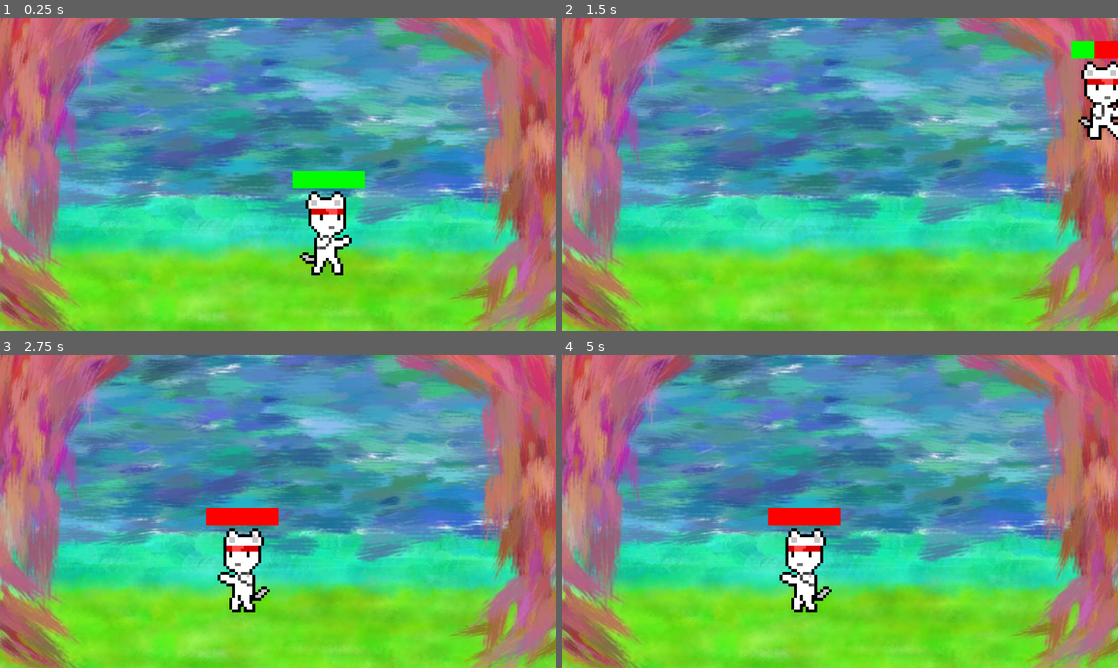
Above: before the commit, frames 1-4 (two rows, left to right).
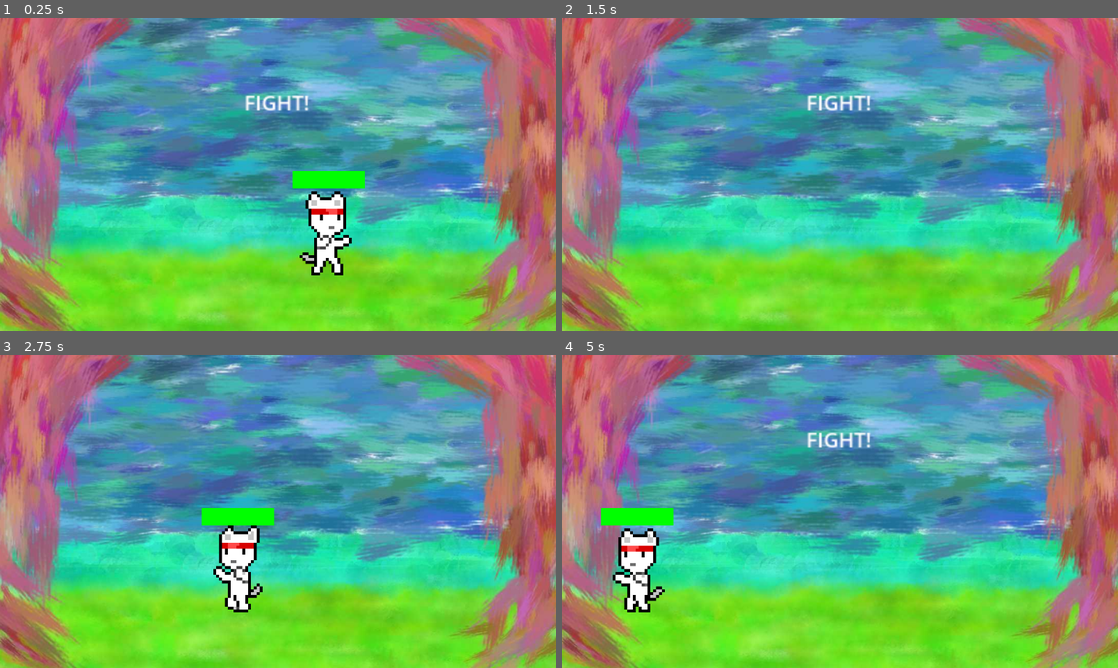
Above: after the commit, the same moments.

Repository: Rebne/surmatants_godot
Game: Godot game, scene res://Scenes/game.tscn
Same seed, same stepped clock (60 frames per second), same inputs: the game is played once before the commit and once after it.
Inputs:
- Up to frame 1 (0.25 s): no input
- Up to frame 2 (1.5 s): tap Enter at 0.5 s; hold D (move_right_p1) from 0.53 s (still down); tap W (jump_p1) at 0.6, 0.77, 1.07, 1.35 s
- Up to frame 3 (2.75 s): tap W (jump_p1) at 1.52, 1.82, 2.1 s; release D (move_right_p1) at 2.03 s; hold A (move_left_p1) from 2.03 s (still down)
- Up to frame 4 (5 s): release A (move_left_p1) at 2.78 s; hold D (move_right_p1) 2.78-4.28 s; tap W (jump_p1) at 2.85, 3.02, 3.32, 3.6, 3.77, 4.07, 4.35, 4.52, 4.82 s; tap R (restart, bound only after the commit) at 4.15 s; hold A (move_left_p1) from 4.28 s (still down)

The runs differ from the first frame. In frame 1, 0.3% of the frame differs, in the area x 44-56%, y 24-30%; in frame 2, 2.2%; in frame 3, 2.0%; in frame 4, 5.0%, in the area x 7-56%, y 24-83%.

Commit message:
Added wall jump to player and a dummy text for fight start

Diff:
--- a/Scenes/game.tscn
+++ b/Scenes/game.tscn
@@ -1,8 +1,9 @@
-[gd_scene load_steps=6 format=3 uid="uid://dfhvsat4mc015"]
+[gd_scene load_steps=7 format=3 uid="uid://dfhvsat4mc015"]
 
 [ext_resource type="PackedScene" uid="uid://bodwcfyd6o5qr" path="res://Scenes/player1.tscn" id="1_qgi85"]
 [ext_resource type="Texture2D" uid="uid://bmrj68y6gtxk4" path="res://Assets/areen/test.jpg" id="2_ulwcl"]
 [ext_resource type="Script" path="res://Scripts/game_manager.gd" id="3_yf313"]
+[ext_resource type="PackedScene" uid="uid://bj66bveybo6jb" path="res://Scenes/text.tscn" id="4_j3hj0"]
 
 [sub_resource type="WorldBoundaryShape2D" id="WorldBoundaryShape2D_dd2js"]
 
@@ -60,3 +61,5 @@
 
 [node name="GameManager" type="Node" parent="."]
 script = ExtResource("3_yf313")
+
+[node name="Fight" parent="GameManager" instance=ExtResource("4_j3hj0")]
--- a/Scenes/player2.tscn
+++ b/Scenes/player2.tscn
@@ -1,206 +1,253 @@
-[gd_scene load_steps=37 format=3 uid="uid://c24e4jyxslq62"]
+[gd_scene load_steps=48 format=3 uid="uid://dx87yil3xw4yp"]
 
 [ext_resource type="Script" path="res://Scripts/player1.gd" id="1_n6bjn"]
-[ext_resource type="Texture2D" uid="uid://c61v3da4afexf" path="res://Assets/sprite_base2.png" id="1_rp18l"]
+[ext_resource type="Texture2D" uid="uid://xh2sapku0s6u" path="res://Assets/sprite_base.png" id="2_8ase1"]
+[ext_resource type="PackedScene" uid="uid://dwc31pyu10jmp" path="res://Scenes/health_bar.tscn" id="3_o5toe"]
 
 [sub_resource type="CapsuleShape2D" id="CapsuleShape2D_n0td7"]
-radius = 5.0
-
-[sub_resource type="AtlasTexture" id="AtlasTexture_hcpng"]
-atlas = ExtResource("1_rp18l")
-region = Rect2(0, 512, 64, 64)
-
-[sub_resource type="AtlasTexture" id="AtlasTexture_i7dfi"]
-atlas = ExtResource("1_rp18l")
-region = Rect2(64, 512, 64, 64)
-
-[sub_resource type="AtlasTexture" id="AtlasTexture_bn2iv"]
-atlas = ExtResource("1_rp18l")
-region = Rect2(128, 512, 64, 64)
-
-[sub_resource type="AtlasTexture" id="AtlasTexture_qltsf"]
-atlas = ExtResource("1_rp18l")
-region = Rect2(192, 512, 64, 64)
-
-[sub_resource type="AtlasTexture" id="AtlasTexture_7pfpn"]
-atlas = ExtResource("1_rp18l")
-region = Rect2(256, 512, 64, 64)
-
-[sub_resource type="AtlasTexture" id="AtlasTexture_x06dr"]
-atlas = ExtResource("1_rp18l")
-region = Rect2(320, 512, 64, 64)
-
-[sub_resource type="AtlasTexture" id="AtlasTexture_62q4r"]
-atlas = ExtResource("1_rp18l")
-region = Rect2(384, 512, 64, 64)
-
-[sub_resource type="AtlasTexture" id="AtlasTexture_ug2m7"]
-atlas = ExtResource("1_rp18l")
-region = Rect2(512, 512, 64, 64)
-
-[sub_resource type="AtlasTexture" id="AtlasTexture_x25ky"]
-atlas = ExtResource("1_rp18l")
-region = Rect2(576, 512, 64, 64)
-
-[sub_resource type="AtlasTexture" id="AtlasTexture_dnhak"]
-atlas = ExtResource("1_rp18l")
-region = Rect2(640, 512, 64, 64)
-
-[sub_resource type="AtlasTexture" id="AtlasTexture_ugm1y"]
-atlas = ExtResource("1_rp18l")
-region = Rect2(704, 512, 64, 64)
-
-[sub_resource type="AtlasTexture" id="AtlasTexture_lxeqy"]
-atlas = ExtResource("1_rp18l")
-region = Rect2(768, 512, 64, 64)
-
-[sub_resource type="AtlasTexture" id="AtlasTexture_vx5eh"]
-atlas = ExtResource("1_rp18l")
-region = Rect2(0, 128, 64, 64)
-
-[sub_resource type="AtlasTexture" id="AtlasTexture_mqlqf"]
-atlas = ExtResource("1_rp18l")
-region = Rect2(64, 128, 64, 64)
-
-[sub_resource type="AtlasTexture" id="AtlasTexture_gk48q"]
-atlas = ExtResource("1_rp18l")
-region = Rect2(128, 128, 64, 64)
-
-[sub_resource type="AtlasTexture" id="AtlasTexture_mfmx0"]
-atlas = ExtResource("1_rp18l")
-region = Rect2(192, 128, 64, 64)
-
-[sub_resource type="AtlasTexture" id="AtlasTexture_x2i3o"]
-atlas = ExtResource("1_rp18l")
-region = Rect2(256, 128, 64, 64)
-
-[sub_resource type="AtlasTexture" id="AtlasTexture_kuvfg"]
-atlas = ExtResource("1_rp18l")
-region = Rect2(320, 128, 64, 64)
-
-[sub_resource type="AtlasTexture" id="AtlasTexture_d53qi"]
-atlas = ExtResource("1_rp18l")
-region = Rect2(384, 128, 64, 64)
-
-[sub_resource type="AtlasTexture" id="AtlasTexture_27vpo"]
-atlas = ExtResource("1_rp18l")
-region = Rect2(448, 128, 64, 64)
-
-[sub_resource type="AtlasTexture" id="AtlasTexture_i2naw"]
-atlas = ExtResource("1_rp18l")
-region = Rect2(0, 0, 64, 64)
-
-[sub_resource type="AtlasTexture" id="AtlasTexture_tw2id"]
-atlas = ExtResource("1_rp18l")
-region = Rect2(64, 0, 64, 64)
-
-[sub_resource type="AtlasTexture" id="AtlasTexture_3r6yt"]
-atlas = ExtResource("1_rp18l")
-region = Rect2(128, 0, 64, 64)
-
-[sub_resource type="AtlasTexture" id="AtlasTexture_uufvl"]
-atlas = ExtResource("1_rp18l")
-region = Rect2(192, 0, 64, 64)
-
-[sub_resource type="AtlasTexture" id="AtlasTexture_xlen8"]
-atlas = ExtResource("1_rp18l")
-region = Rect2(0, 128, 64, 64)
-
-[sub_resource type="AtlasTexture" id="AtlasTexture_syphp"]
-atlas = ExtResource("1_rp18l")
-region = Rect2(64, 128, 64, 64)
-
-[sub_resource type="AtlasTexture" id="AtlasTexture_ilret"]
-atlas = ExtResource("1_rp18l")
-region = Rect2(128, 128, 64, 64)
-
-[sub_resource type="AtlasTexture" id="AtlasTexture_pl7ql"]
-atlas = ExtResource("1_rp18l")
-region = Rect2(192, 128, 64, 64)
-
-[sub_resource type="AtlasTexture" id="AtlasTexture_lfepc"]
-atlas = ExtResource("1_rp18l")
-region = Rect2(256, 128, 64, 64)
-
-[sub_resource type="AtlasTexture" id="AtlasTexture_xnep5"]
-atlas = ExtResource("1_rp18l")
-region = Rect2(320, 128, 64, 64)
-
-[sub_resource type="AtlasTexture" id="AtlasTexture_2oau5"]
-atlas = ExtResource("1_rp18l")
-region = Rect2(384, 128, 64, 64)
-
-[sub_resource type="AtlasTexture" id="AtlasTexture_oo6nj"]
-atlas = ExtResource("1_rp18l")
-region = Rect2(448, 128, 64, 64)
+radius = 4.0
+
+[sub_resource type="AtlasTexture" id="AtlasTexture_hodjx"]
+atlas = ExtResource("2_8ase1")
+region = Rect2(0, 512, 61, 64)
+
+[sub_resource type="AtlasTexture" id="AtlasTexture_prcnk"]
+atlas = ExtResource("2_8ase1")
+region = Rect2(64, 512, 61, 64)
+
+[sub_resource type="AtlasTexture" id="AtlasTexture_xelr5"]
+atlas = ExtResource("2_8ase1")
+region = Rect2(128, 512, 61, 64)
+
+[sub_resource type="AtlasTexture" id="AtlasTexture_ebdr1"]
+atlas = ExtResource("2_8ase1")
+region = Rect2(192, 512, 61, 64)
+
+[sub_resource type="AtlasTexture" id="AtlasTexture_g74he"]
+atlas = ExtResource("2_8ase1")
+region = Rect2(256, 512, 61, 64)
+
+[sub_resource type="AtlasTexture" id="AtlasTexture_cy72h"]
+atlas = ExtResource("2_8ase1")
+region = Rect2(320, 512, 61, 64)
+
+[sub_resource type="AtlasTexture" id="AtlasTexture_x2vjx"]
+atlas = ExtResource("2_8ase1")
+region = Rect2(384, 512, 61, 64)
+
+[sub_resource type="AtlasTexture" id="AtlasTexture_ljutk"]
+atlas = ExtResource("2_8ase1")
+region = Rect2(448, 512, 61, 64)
+
+[sub_resource type="AtlasTexture" id="AtlasTexture_rtq4n"]
+atlas = ExtResource("2_8ase1")
+region = Rect2(512, 512, 61, 64)
+
+[sub_resource type="AtlasTexture" id="AtlasTexture_jg385"]
+atlas = ExtResource("2_8ase1")
+region = Rect2(576, 512, 61, 64)
+
+[sub_resource type="AtlasTexture" id="AtlasTexture_3m416"]
+atlas = ExtResource("2_8ase1")
+region = Rect2(640, 512, 61, 64)
+
+[sub_resource type="AtlasTexture" id="AtlasTexture_fb1gl"]
+atlas = ExtResource("2_8ase1")
+region = Rect2(704, 512, 61, 64)
+
+[sub_resource type="AtlasTexture" id="AtlasTexture_ejww8"]
+atlas = ExtResource("2_8ase1")
+region = Rect2(768, 512, 61, 64)
+
+[sub_resource type="AtlasTexture" id="AtlasTexture_yofub"]
+atlas = ExtResource("2_8ase1")
+region = Rect2(0, 256, 61, 64)
+
+[sub_resource type="AtlasTexture" id="AtlasTexture_h2sm8"]
+atlas = ExtResource("2_8ase1")
+region = Rect2(64, 256, 61, 64)
+
+[sub_resource type="AtlasTexture" id="AtlasTexture_hs2po"]
+atlas = ExtResource("2_8ase1")
+region = Rect2(128, 256, 61, 64)
+
+[sub_resource type="AtlasTexture" id="AtlasTexture_lmcsd"]
+atlas = ExtResource("2_8ase1")
+region = Rect2(192, 256, 61, 64)
+
+[sub_resource type="AtlasTexture" id="AtlasTexture_kw8s6"]
+atlas = ExtResource("2_8ase1")
+region = Rect2(256, 256, 61, 64)
+
+[sub_resource type="AtlasTexture" id="AtlasTexture_uwvp6"]
+atlas = ExtResource("2_8ase1")
+region = Rect2(320, 256, 61, 64)
+
+[sub_resource type="AtlasTexture" id="AtlasTexture_clqav"]
+atlas = ExtResource("2_8ase1")
+region = Rect2(384, 256, 61, 64)
+
+[sub_resource type="AtlasTexture" id="AtlasTexture_vtsc3"]
+atlas = ExtResource("2_8ase1")
+region = Rect2(448, 256, 61, 64)
+
+[sub_resource type="AtlasTexture" id="AtlasTexture_x3oxq"]
+atlas = ExtResource("2_8ase1")
+region = Rect2(512, 256, 61, 64)
+
+[sub_resource type="AtlasTexture" id="AtlasTexture_cxcfu"]
+atlas = ExtResource("2_8ase1")
+region = Rect2(0, 0, 61, 64)
+
+[sub_resource type="AtlasTexture" id="AtlasTexture_roeiq"]
+atlas = ExtResource("2_8ase1")
+region = Rect2(64, 0, 61, 64)
+
+[sub_resource type="AtlasTexture" id="AtlasTexture_3x5wo"]
+atlas = ExtResource("2_8ase1")
+region = Rect2(128, 0, 61, 64)
+
+[sub_resource type="AtlasTexture" id="AtlasTexture_r8sda"]
+atlas = ExtResource("2_8ase1")
+region = Rect2(192, 0, 61, 64)
+
+[sub_resource type="AtlasTexture" id="AtlasTexture_jcy6p"]
+atlas = ExtResource("2_8ase1")
+region = Rect2(0, 128, 61, 64)
+
+[sub_resource type="AtlasTexture" id="AtlasTexture_qohca"]
+atlas = ExtResource("2_8ase1")
+region = Rect2(64, 128, 61, 64)
+
+[sub_resource type="AtlasTexture" id="AtlasTexture_18ids"]
+atlas = ExtResource("2_8ase1")
+region = Rect2(128, 128, 61, 64)
+
+[sub_resource type="AtlasTexture" id="AtlasTexture_kqgck"]
+atlas = ExtResource("2_8ase1")
+region = Rect2(192, 128, 61, 64)
+
+[sub_resource type="AtlasTexture" id="AtlasTexture_ypv5i"]
+atlas = ExtResource("2_8ase1")
+region = Rect2(256, 128, 61, 64)
+
+[sub_resource type="AtlasTexture" id="AtlasTexture_lb6dx"]
+atlas = ExtResource("2_8ase1")
+region = Rect2(320, 128, 61, 64)
+
+[sub_resource type="AtlasTexture" id="AtlasTexture_lj7e5"]
+atlas = ExtResource("2_8ase1")
+region = Rect2(384, 128, 61, 64)
+
+[sub_resource type="AtlasTexture" id="AtlasTexture_lcdtt"]
+atlas = ExtResource("2_8ase1")
+region = Rect2(448, 128, 61, 64)
+
+[sub_resource type="AtlasTexture" id="AtlasTexture_6dwny"]
+atlas = ExtResource("2_8ase1")
+region = Rect2(0, 64, 62, 64)
+
+[sub_resource type="AtlasTexture" id="AtlasTexture_fryeq"]
+atlas = ExtResource("2_8ase1")
+region = Rect2(64, 64, 62, 64)
+
+[sub_resource type="AtlasTexture" id="AtlasTexture_bllcd"]
+atlas = ExtResource("2_8ase1")
+region = Rect2(128, 64, 62, 64)
+
+[sub_resource type="AtlasTexture" id="AtlasTexture_k45fn"]
+atlas = ExtResource("2_8ase1")
+region = Rect2(192, 64, 62, 64)
+
+[sub_resource type="AtlasTexture" id="AtlasTexture_cj1u4"]
+atlas = ExtResource("2_8ase1")
+region = Rect2(256, 64, 62, 64)
+
+[sub_resource type="AtlasTexture" id="AtlasTexture_d1755"]
+atlas = ExtResource("2_8ase1")
+region = Rect2(320, 64, 62, 64)
+
+[sub_resource type="AtlasTexture" id="AtlasTexture_f1lq8"]
+atlas = ExtResource("2_8ase1")
+region = Rect2(384, 64, 62, 64)
+
+[sub_resource type="AtlasTexture" id="AtlasTexture_1jqw3"]
+atlas = ExtResource("2_8ase1")
+region = Rect2(448, 64, 62, 64)
 
 [sub_resource type="SpriteFrames" id="SpriteFrames_asajo"]
 animations = [{
 "frames": [{
 "duration": 1.0,
-"texture": SubResource("AtlasTexture_hcpng")
-}, {
-"duration": 1.0,
-"texture": SubResource("AtlasTexture_i7dfi")
-}, {
-"duration": 1.0,
-"texture": SubResource("AtlasTexture_bn2iv")
-}, {
-"duration": 1.0,
-"texture": SubResource("AtlasTexture_qltsf")
-}, {
-"duration": 1.0,
-"texture": SubResource("AtlasTexture_7pfpn")
-}, {
-"duration": 1.0,
-"texture": SubResource("AtlasTexture_x06dr")
-}, {
-"duration": 1.0,
-"texture": SubResource("AtlasTexture_62q4r")
-}, {
-"duration": 1.0,
-"texture": SubResource("AtlasTexture_ug2m7")
-}, {
-"duration": 1.0,
-"texture": SubResource("AtlasTexture_x25ky")
-}, {
-"duration": 1.0,
-"texture": SubResource("AtlasTexture_dnhak")
-}, {
-"duration": 1.0,
-"texture": SubResource("AtlasTexture_ugm1y")
-}, {
-"duration": 1.0,
-"texture": SubResource("AtlasTexture_lxeqy")
+"texture": SubResource("AtlasTexture_hodjx")
+}, {
+"duration": 1.0,
+"texture": SubResource("AtlasTexture_prcnk")
+}, {
+"duration": 1.0,
+"texture": SubResource("AtlasTexture_xelr5")
+}, {
+"duration": 1.0,
+"texture": SubResource("AtlasTexture_ebdr1")
+}, {
+"duration": 1.0,
+"texture": SubResource("AtlasTexture_g74he")
+}, {
+"duration": 1.0,
+"texture": SubResource("AtlasTexture_cy72h")
+}, {
+"duration": 1.0,
+"texture": SubResource("AtlasTexture_x2vjx")
+}, {
+"duration": 1.0,
+"texture": SubResource("AtlasTexture_ljutk")
+}, {
+"duration": 1.0,
+"texture": SubResource("AtlasTexture_rtq4n")
+}, {
+"duration": 1.0,
+"texture": SubResource("AtlasTexture_jg385")
+}, {
+"duration": 1.0,
+"texture": SubResource("AtlasTexture_3m416")
+}, {
+"duration": 1.0,
+"texture": SubResource("AtlasTexture_fb1gl")
+}, {
+"duration": 1.0,
+"texture": SubResource("AtlasTexture_ejww8")
 }],
 "loop": true,
 "name": &"attack",
-"speed": 10.0
-}, {
-"frames": [{
-"duration": 1.0,
-"texture": SubResource("AtlasTexture_vx5eh")
-}, {
-"duration": 1.0,
-"texture": SubResource("AtlasTexture_mqlqf")
-}, {
-"duration": 1.0,
-"texture": SubResource("AtlasTexture_gk48q")
-}, {
-"duration": 1.0,
-"texture": SubResource("AtlasTexture_mfmx0")
-}, {
-"duration": 1.0,
-"texture": SubResource("AtlasTexture_x2i3o")
-}, {
-"duration": 1.0,
-"texture": SubResource("AtlasTexture_kuvfg")
-}, {
-"duration": 1.0,
-"texture": SubResource("AtlasTexture_d53qi")
-}, {
-"duration": 1.0,
-"texture": SubResource("AtlasTexture_27vpo")
+"speed": 12.0
+}, {
+"frames": [{
+"duration": 1.0,
+"texture": SubResource("AtlasTexture_yofub")
+}, {
+"duration": 1.0,
+"texture": SubResource("AtlasTexture_h2sm8")
+}, {
+"duration": 1.0,
+"texture": SubResource("AtlasTexture_hs2po")
+}, {
+"duration": 1.0,
+"texture": SubResource("AtlasTexture_lmcsd")
+}, {
+"duration": 1.0,
+"texture": SubResource("AtlasTexture_kw8s6")
+}, {
+"duration": 1.0,
+"texture": SubResource("AtlasTexture_uwvp6")
+}, {
+"duration": 1.0,
+"texture": SubResource("AtlasTexture_clqav")
+}, {
+"duration": 1.0,
+"texture": SubResource("AtlasTexture_vtsc3")
+}, {
+"duration": 1.0,
+"texture": SubResource("AtlasTexture_x3oxq")
 }],
 "loop": true,
 "name": &"get_hit",
@@ -208,16 +255,16 @@
 }, {
 "frames": [{
 "duration": 1.0,
-"texture": SubResource("AtlasTexture_i2naw")
-}, {
-"duration": 1.0,
-"texture": SubResource("AtlasTexture_tw2id")
-}, {
-"duration": 1.0,
-"texture": SubResource("AtlasTexture_3r6yt")
-}, {
-"duration": 1.0,
-"texture": SubResource("AtlasTexture_uufvl")
+"texture": SubResource("AtlasTexture_cxcfu")
+}, {
+"duration": 1.0,
+"texture": SubResource("AtlasTexture_roeiq")
+}, {
+"duration": 1.0,
+"texture": SubResource("AtlasTexture_3x5wo")
+}, {
+"duration": 1.0,
+"texture": SubResource("AtlasTexture_r8sda")
 }],
 "loop": true,
 "name": &"idle",
@@ -225,46 +272,80 @@
 }, {
 "frames": [{
 "duration": 1.0,
-"texture": SubResource("AtlasTexture_xlen8")
-}, {
-"duration": 1.0,
-"texture": SubResource("AtlasTexture_syphp")
-}, {
-"duration": 1.0,
-"texture": SubResource("AtlasTexture_ilret")
-}, {
-"duration": 1.0,
-"texture": SubResource("AtlasTexture_pl7ql")
-}, {
-"duration": 1.0,
-"texture": SubResource("AtlasTexture_lfepc")
-}, {
-"duration": 1.0,
-"texture": SubResource("AtlasTexture_xnep5")
-}, {
-"duration": 1.0,
-"texture": SubResource("AtlasTexture_2oau5")
-}, {
-"duration": 1.0,
-"texture": SubResource("AtlasTexture_oo6nj")
+"texture": SubResource("AtlasTexture_jcy6p")
+}, {
+"duration": 1.0,
+"texture": SubResource("AtlasTexture_qohca")
+}, {
+"duration": 1.0,
+"texture": SubResource("AtlasTexture_18ids")
+}, {
+"duration": 1.0,
+"texture": SubResource("AtlasTexture_kqgck")
+}, {
+"duration": 1.0,
+"texture": SubResource("AtlasTexture_ypv5i")
+}, {
+"duration": 1.0,
+"texture": SubResource("AtlasTexture_lb6dx")
+}, {
+"duration": 1.0,
+"texture": SubResource("AtlasTexture_lj7e5")
+}, {
+"duration": 1.0,
+"texture": SubResource("AtlasTexture_lcdtt")
 }],
 "loop": true,
 "name": &"jump",
+"speed": 12.0
+}, {
+"frames": [{
+"duration": 1.0,
+"texture": SubResource("AtlasTexture_6dwny")
+}, {
+"duration": 1.0,
+"texture": SubResource("AtlasTexture_fryeq")
+}, {
+"duration": 1.0,
+"texture": SubResource("AtlasTexture_bllcd")
+}, {
+"duration": 1.0,
+"texture": SubResource("AtlasTexture_k45fn")
+}, {
+"duration": 1.0,
+"texture": SubResource("AtlasTexture_cj1u4")
+}, {
+"duration": 1.0,
+"texture": SubResource("AtlasTexture_d1755")
+}, {
+"duration": 1.0,
+"texture": SubResource("AtlasTexture_f1lq8")
+}, {
+"duration": 1.0,
+"texture": SubResource("AtlasTexture_1jqw3")
+}],
+"loop": true,
+"name": &"run",
 "speed": 10.0
 }]
 
-[node name="Player2" type="CharacterBody2D"]
+[node name="Player" type="CharacterBody2D"]
 script = ExtResource("1_n6bjn")
 
 [node name="CollisionShape2D" type="CollisionShape2D" parent="."]
-position = Vector2(3, -15)
+position = Vector2(0, -15)
 shape = SubResource("CapsuleShape2D_n0td7")
 
 [node name="AnimatedSprite2D" type="AnimatedSprite2D" parent="."]
 texture_filter = 1
-position = Vector2(1, -22)
+position = Vector2(0, -22)
 sprite_frames = SubResource("SpriteFrames_asajo")
-animation = &"jump"
+animation = &"run"
 autoplay = "idle"
-frame_progress = 0.750489
-flip_h = true
+frame_progress = 0.662853
+
+[node name="HealthBar" parent="." instance=ExtResource("3_o5toe")]
+offset_left = 13.0
+offset_top = -36.0
+offset_right = 19.0
+offset_bottom = -11.0
--- /dev/null
+++ b/Scenes/text.tscn
@@ -0,0 +1,18 @@
+[gd_scene load_steps=2 format=3 uid="uid://bj66bveybo6jb"]
+
+[ext_resource type="Script" path="res://Scripts/text.gd" id="1_ik1k2"]
+
+[node name="Text" type="Label"]
+offset_left = -72.0
+offset_top = -387.0
+offset_right = -13.0
+offset_bottom = -357.0
+scale = Vector2(2.68, 2.52)
+text = "FIGHT!"
+script = ExtResource("1_ik1k2")
+
+[node name="Timer" type="Timer" parent="."]
+wait_time = 2.0
+one_shot = true
+
+[connection signal="timeout" from="Timer" to="." method="_on_timer_timeout"]
--- a/Scripts/game_manager.gd
+++ b/Scripts/game_manager.gd
@@ -3,3 +3,7 @@
 # Called when the node enters the scene tree for the first time.
 func _ready():
 	MusicPlayer.stop()
+
+func _input(event):
+	if event.is_action_pressed("restart"):
+		get_tree().reload_current_scene()
--- a/Scripts/player1.gd
+++ b/Scripts/player1.gd
@@ -23,8 +23,7 @@
 		velocity.y += gravity * delta * num
 
 	# Handle jump.
-	if Input.is_action_just_pressed("jump_p1") and is_on_floor():
-		take_damage()
+	if Input.is_action_just_pressed("jump_p1") and (is_on_floor() or is_on_wall()):
 		velocity.y = JUMP_VELOCITY
 
 	# Get the input direction and handle the movement/deceleration.
--- /dev/null
+++ b/Scripts/text.gd
@@ -0,0 +1,10 @@
+extends Label
+@onready var timer = $Timer
+
+
+# Called when the node enters the scene tree for the first time.
+func _ready():
+	timer.start()
+
+func _on_timer_timeout():
+	$".".queue_free()
--- a/project.godot
+++ b/project.godot
@@ -41,3 +41,8 @@
 "events": [Object(InputEventKey,"resource_local_to_scene":false,"resource_name":"","device":-1,"window_id":0,"alt_pressed":false,"shift_pressed":false,"ctrl_pressed":false,"meta_pressed":false,"pressed":false,"keycode":0,"physical_keycode":87,"key_label":0,"unicode":119,"echo":false,"script":null)
 ]
 }
+restart={
+"deadzone": 0.5,
+"events": [Object(InputEventKey,"resource_local_to_scene":false,"resource_name":"","device":-1,"window_id":0,"alt_pressed":false,"shift_pressed":false,"ctrl_pressed":false,"meta_pressed":false,"pressed":false,"keycode":0,"physical_keycode":82,"key_label":0,"unicode":114,"echo":false,"script":null)
+]
+}
